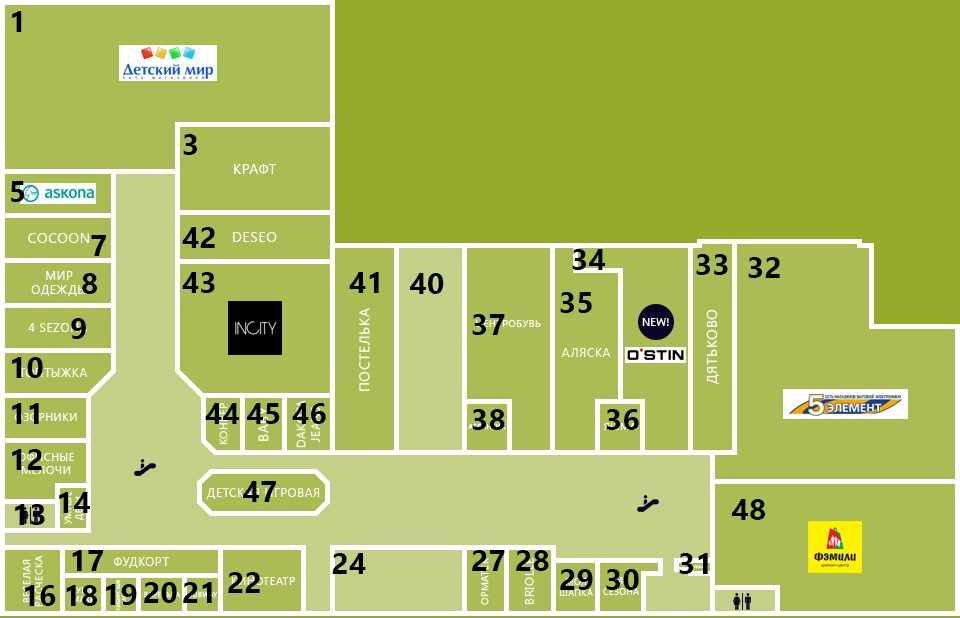
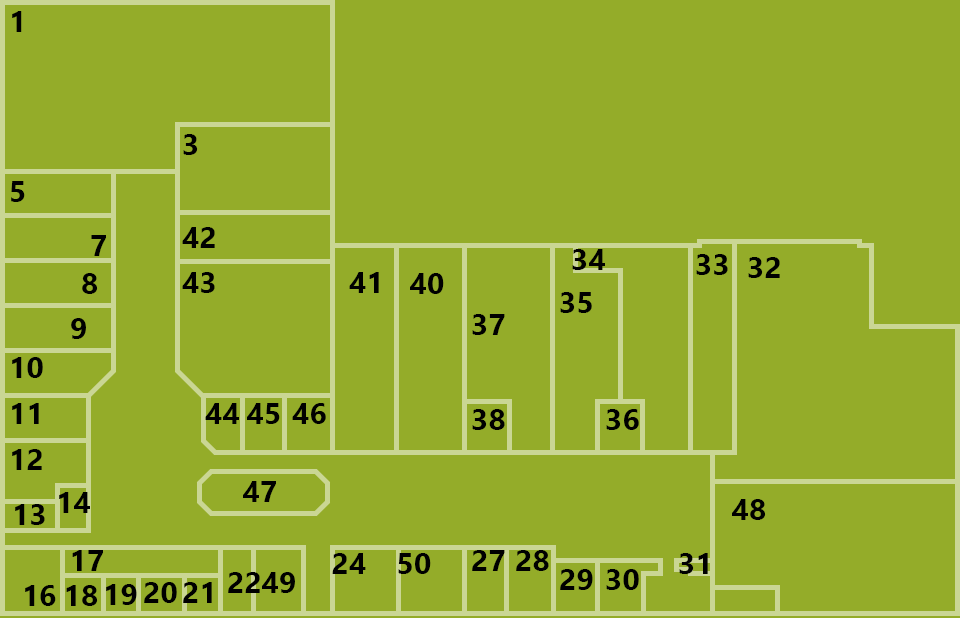
Comparing the layer stacks of the two (960, 618) images. Changes:
added layer "50" in group "Нумерация" over (398, 553, 431, 574)
added layer "49" in group "Нумерация" over (262, 572, 295, 593)
added layer "Слой 3" (50%) above "Слой 2" over (0, 0, 960, 616)
hid "Слой 2" over (0, 0, 960, 617)
